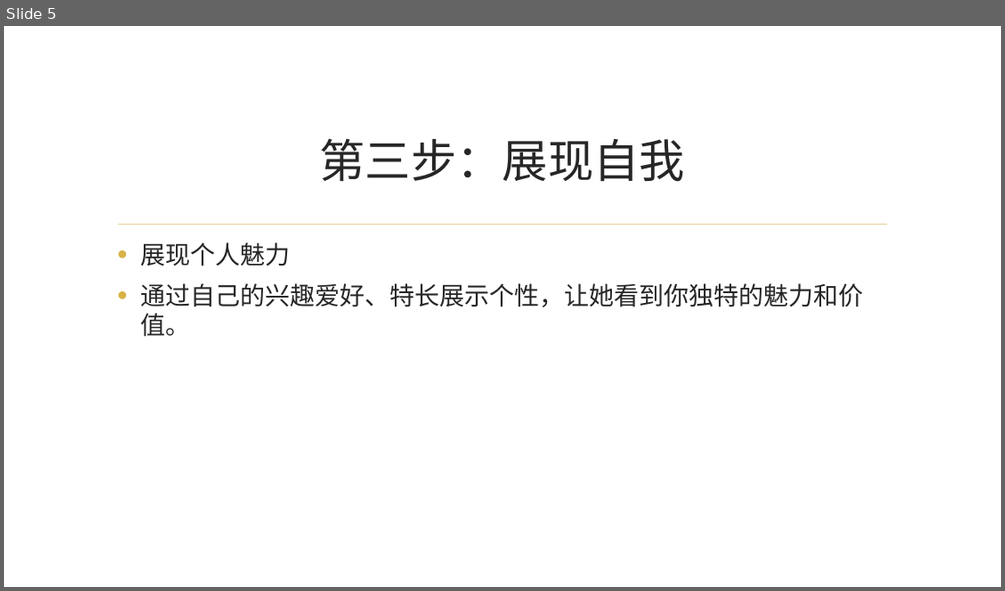
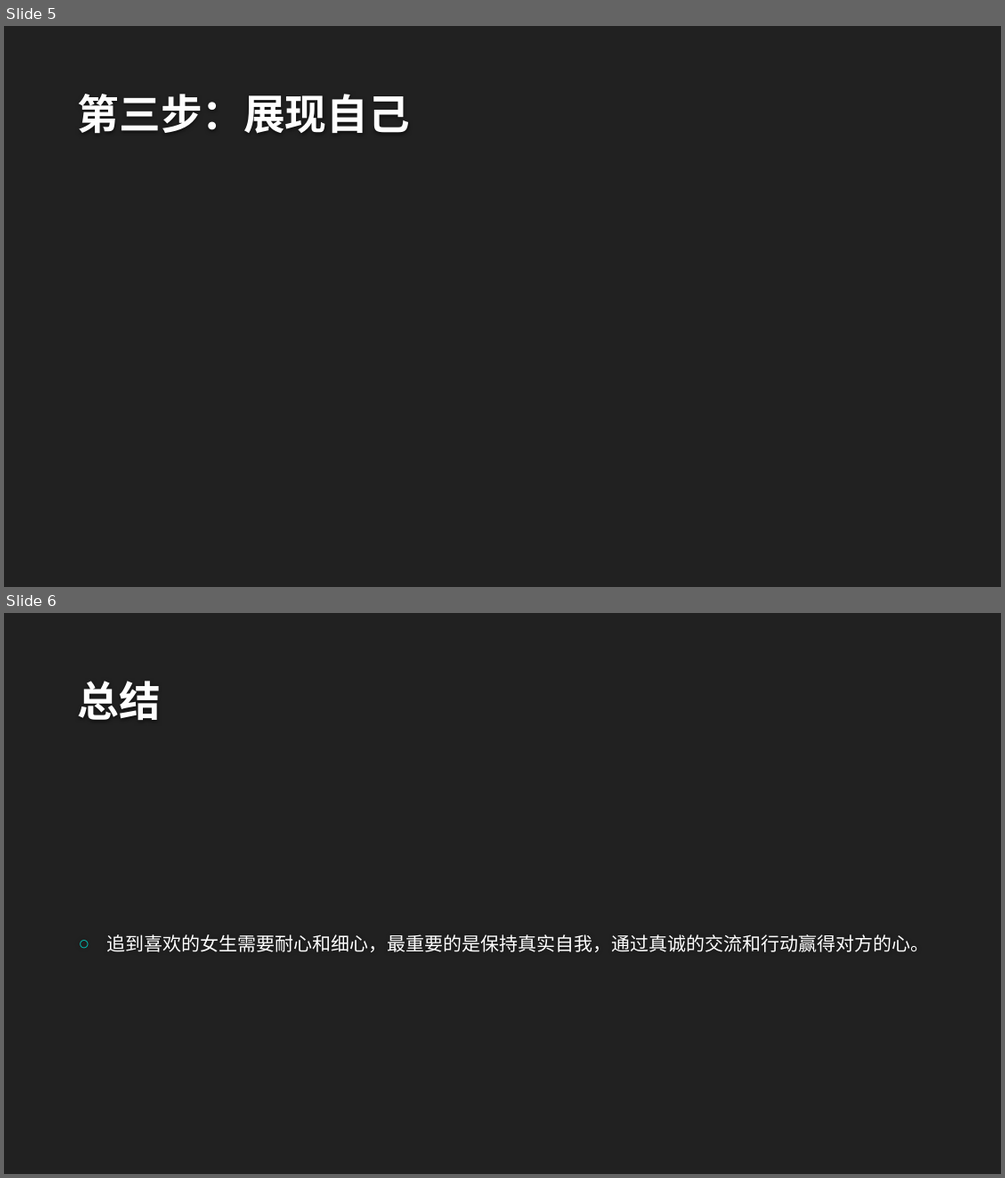
Before and after one commit to Lizhenghe-Chen/AIFileGenerator, a slide deck: Output/666/test.pptx. Shown one above the other, each under a label of ours: slide 5 before the commit, slides 5 and 6 after it. The pictures are 1005x591 and 1005x1178 pixels, drawn with LibreOffice and Linux fonts; fonts in the diff are those of the drawing; background and template pictures are left out. Boxes give left, top, right and bottom in pixels: in the first picture for what was removed or moved away, otherwise in the second. Text is boxed around its words. In the diff, an @@ line names an element or a change of style, - is before the commit and + after.

```diff
--- a/Output/666/test.pptx
+++ b/Output/666/test.pptx
@@ slide 6 added at [4,613,1001,1174], background #212121 @@
@@ title added at [78,681,161,720], 40 pt, text #FEFEFE, bold @@
+总结
@@ text added at [106,934,929,952], 18 pt, text #FFFFFF @@
+○ 追到喜欢的女生需要耐心和细心，最重要的是保持真实自我，通过真诚的交流和行动赢得对方的心。
@@ slide 5 changed as well @@
@@ background picture (left out) to #212121 @@
@@ title "第三步：展现自己" at [78,94,410,134]: vertical alignment middle to bottom @@
@@ title at [78,94,410,134]: text changed; size 44 to 40 pt; font Times New Roman to Quicksand; text colour #262626 to #FEFEFE; bold on @@
-第三步：展现自我
+第三步：展现自己
@@ line removed from (119, 224) to (887, 224) @@
@@ text removed at [141,242,864,337] @@
-• 展现个人魅力
-• 通过自己的兴趣爱好、特长展示个性，让她看到你独特的魅力和价值。
```
Also in this commit, not shown: 3 other slides changed, 1 other slide added, 2 slides removed, 5 other files.
